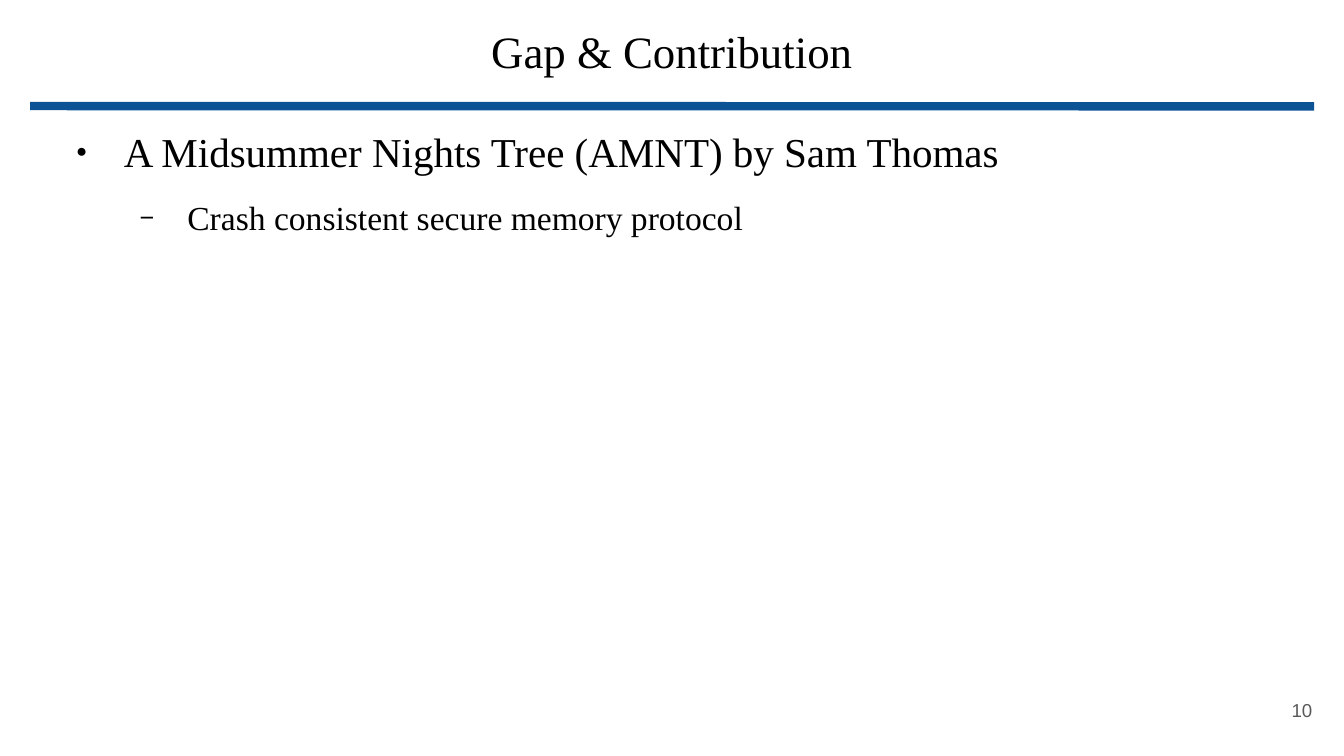
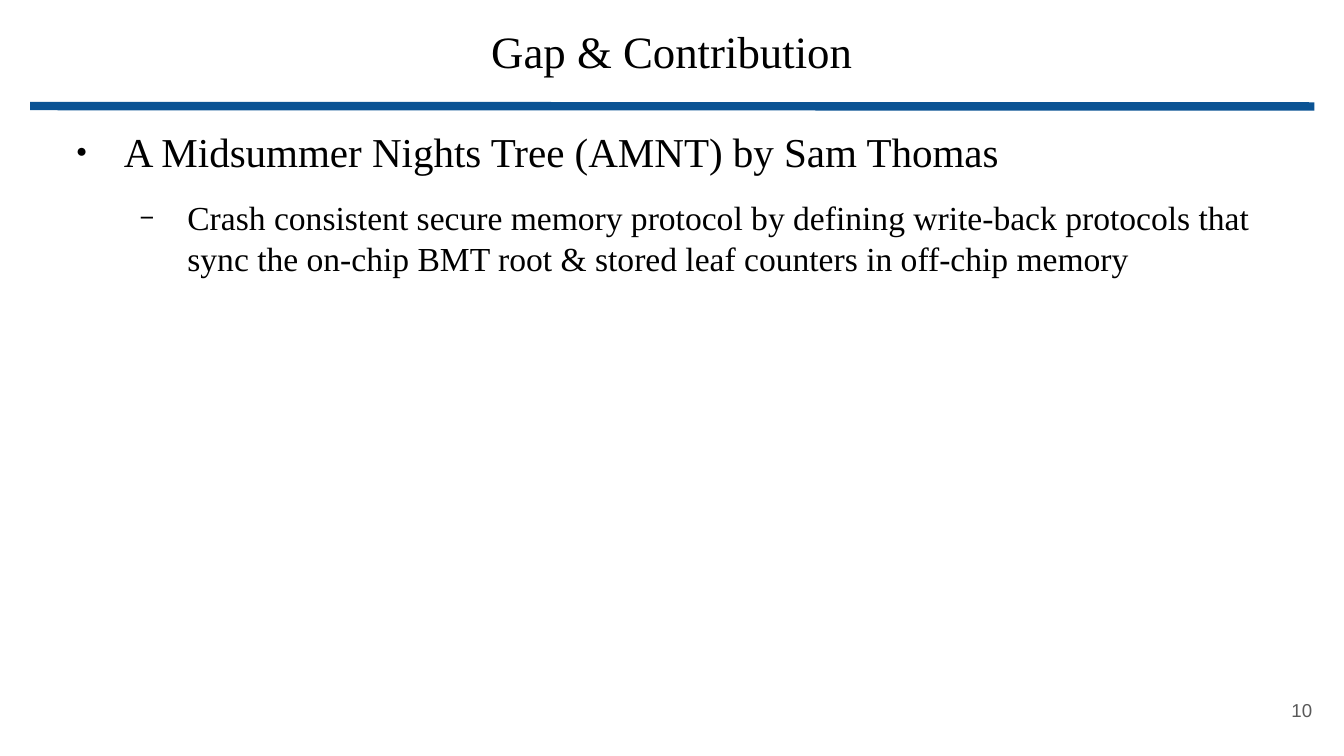
Before and after one commit to wbuz24/grad-research, a slide deck: slide 10 of presentations/update.11.15.pptx. Drawn at 1344x756 pixels with LibreOffice and Linux fonts; fonts in the diff are those of the drawing. Boxes give left, top, right and bottom in pixels: in the first picture for what was removed or moved away, otherwise in the second. Text is boxed around its words. In the diff, an @@ line names an element or a change of style, - is before the commit and + after.

```diff
--- a/presentations/update.11.15.pptx
+++ b/presentations/update.11.15.pptx
@@ text at [187, 206, 1249, 277]: text changed @@
-  − Crash consistent secure memory protocol
+  − Crash consistent secure memory protocol by defining write-back protocols that sync the on-chip BMT root & stored leaf counters in off-chip memory
```
Also in this commit, not shown: 2 other slides changed.
